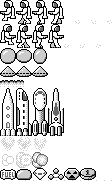
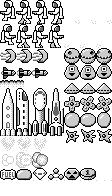
Layered file, before and after one edit (112x196). Changes by layer:
painted on "UFO.png" over box(0, 66, 112, 94)
added layer "Enemy 5.png" above "Enemy 0.png" over box(64, 64, 112, 80)
added layer "Enemy 0.png" above "Layer" over box(64, 48, 112, 64)
added layer "Enemy 2.png" above "Enemy 4.png" over box(64, 96, 112, 112)
added layer "Enemy 4.png" above "Enemy 3.png" over box(1, 67, 48, 79)
added layer "Enemy 3.png" above "Enemy1.png" over box(66, 129, 112, 143)
added layer "Enemy1.png" above "Ball.png" over box(0, 49, 48, 63)
painted on "Ball.png" over box(0, 48, 111, 128)
